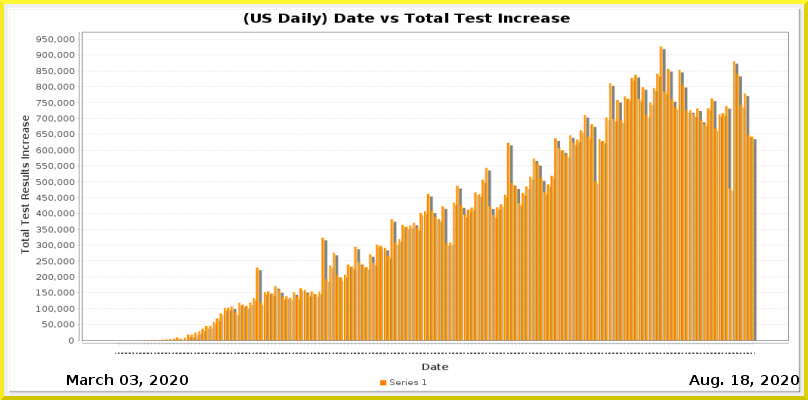
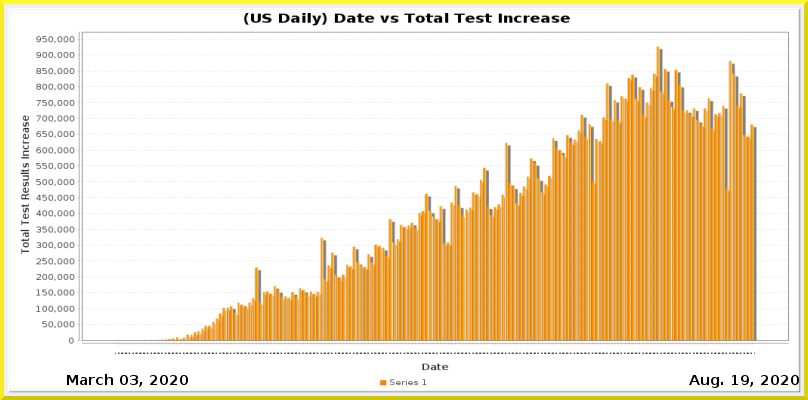
Two versions of the same layered image (808x400). Layer-by-layer changes:
painted on "Current Date" over [741, 375, 749, 385]
painted on "Date_vs_TestIncrease.png" over [130, 46, 757, 354]
